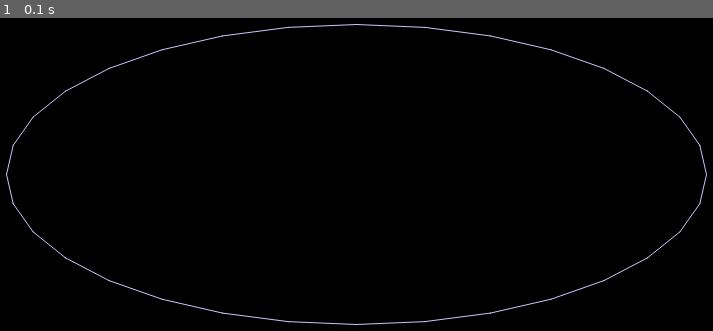
Above: before the commit, frame 1.
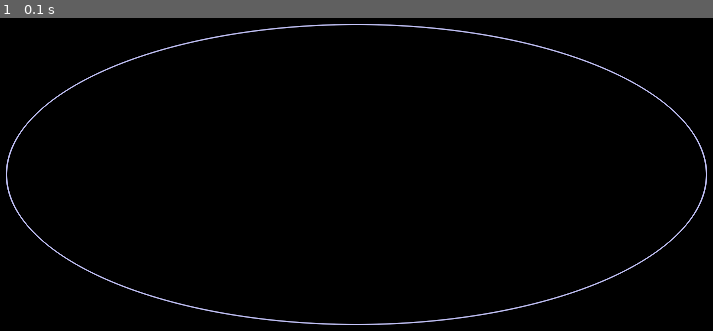
Above: after the commit, the same moment.

Repository: ckreitma/info3uca2024
Game: pygame game, started from pygame/pygame002_ovalo.py
The game is run twice, just before and just after one commit, with the same random seed, the same clock (stepped at 60 frames per second) and the same inputs.
Inputs:
- Up to frame 1 (0.1 s): no input

The runs differ from the first frame. In frame 1, 1.6% of the frame differs, in the area x 0-100%, y 1-99%.

Commit message:
Relleno Poligono

Diff:
--- a/pygame/pygame002_ovalo.py
+++ b/pygame/pygame002_ovalo.py
@@ -14,7 +14,7 @@
 r1 = 350
 r2 = 150
 
-cantidad_rectas = 32
+cantidad_rectas = 2000
 while running:
     event = pygame.event.poll()
     if event.type == pygame.QUIT:
--- a/pygame/pygame003_grilla.py
+++ b/pygame/pygame003_grilla.py
@@ -1,12 +1,12 @@
 import pygame
 
 # Ancho y alto teórico
-ancho_teorico = 600
-alto_teorico = 600
+ancho_teorico = 900
+alto_teorico = 900
 
 # Ancho y alto real
-ancho_real = 50
-alto_real = 50
+ancho_real = 80
+alto_real = 80
 
 # Relation (ratio) de aspecto entre el real y el teórico
 delta_x = int(ancho_teorico/ancho_real)
@@ -24,12 +24,12 @@
 
 def dibujar_grilla(screen):
 
-    # Lineas horizontales
+    # Líneas horizontales
     for pos_y in range(0, alto_teorico, delta_y):
         # print(f'pos_y={pos_y}')
         pygame.draw.aaline(screen, GRIS, (0, pos_y), (ancho_teorico, pos_y))
 
-    # Lineas verticales
+    # Líneas verticales
     for pos_x in range(0, ancho_teorico, delta_x):
         # print(f'pos_y={pos_y}')
         pygame.draw.aaline(screen, GRIS, (pos_x, 0), (pos_x, alto_teorico))
@@ -57,14 +57,14 @@
     if event.type == pygame.QUIT:
         running = False
     screen.fill(BLACK)
-    pygame.draw.rect(screen, BLUE, (200, 150, 100, 50))
-    pygame.draw.aaline(screen, (0, 100, 255), (0, 0), (ancho_real-1, alto_real-1))
-    pygame.draw.aaline(screen, (50, 180, 40), (ancho_real-1, 0), (0, alto_real-1))
+    #pygame.draw.rect(screen, BLUE, (200, 150, 100, 50))
+    #pygame.draw.aaline(screen, (0, 100, 255), (0, 0), (ancho_real-1, alto_real-1))
+    #pygame.draw.aaline(screen, (50, 180, 40), (ancho_real-1, 0), (0, alto_real-1))
     dibujar_grilla(screen)
     punto1 = (4, 17)
     pixel(screen, punto1[0], punto1[1], WHITE)
-    punto2 = (45.3, 80.1)
-    pixel(screen, punto2[0], punto2[1], WHITE)
-    transformado = transformar(punto1, 1.3, 2.4)
-    pixel(screen, transformado[0], transformado[1], ROJO)
+    #punto2 = (45.3, 80.1)
+    #pixel(screen, punto2[0], punto2[1], WHITE)
+    #transformado = transformar(punto1, 1.3, 0.4)
+    #pixel(screen, transformado[0], transformado[1], ROJO)
     pygame.display.flip()
--- /dev/null
+++ b/pygame/pygame004_simple_poligon.py
@@ -0,0 +1,56 @@
+# Ejemplo de Polígono simple a partir de lista de puntos
+import pygame
+
+
+
+polygon1 = [(50, 50), (200, 50), (200, 200), (50, 200)]
+
+p2 = []
+p2.append((300,300))
+p2.append((400,400))
+p2.append((200,400))
+
+
+
+
+def poligono(canvas, lista_puntos, color):
+    puntos = lista_puntos
+    inicio = puntos[0]
+    #puntos.append(inicio)
+    print(f'puntos={puntos}')
+    p1 = puntos[0]
+    linea = 0
+    for p2 in puntos[1:]:
+        print(f'Linea={linea} p1={p1} p2={p2}')
+        pygame.draw.aaline(canvas, (200, 200, 255), p1, p2)
+        p1 = p2
+        linea+=1
+    pygame.draw.aaline(canvas, (200, 200, 255), puntos[len(puntos)-1],puntos[0])
+
+
+
+# Driver code
+if __name__ == '__main__':
+    pygame.init()
+
+    color = (20, 20, 20)
+    rect_color = (255, 100, 0)
+
+    # CREATING CANVAS
+    canvas = pygame.display.set_mode((500, 500))
+
+    # TITLE OF CANVAS
+    pygame.display.set_caption("UCA Polígono a partir de lista de puntos")
+
+    exit = False
+
+    while not exit:
+        canvas.fill(color)
+        for event in pygame.event.get():
+            if event.type == pygame.QUIT:
+                exit = True
+
+        poligono(canvas, polygon1, rect_color)
+        poligono(canvas, p2, rect_color)
+        #pygame.draw.rect(canvas, rect_color, pygame.Rect(30, 30, 60, 60))
+        pygame.display.update()
--- /dev/null
+++ b/pygame/pygame005_simple_poligon_from_file.py
@@ -0,0 +1,54 @@
+# Ejemplo de Polígono simple a partir de lista de puntos de archivo
+import pygame
+
+
+def leer_puntos(archivo='./pygame/dino_rotado.txt'):
+    # Toma el archivo y crea una lista de puntos.
+    puntos = []
+    datos = open(archivo)
+    try:
+        for linea in datos:
+            x, y = linea.split(',')
+            puntos.append((int(x), int(y)))
+    except:
+        print(f'Error al abrir el archivo {archivo}')
+    finally:
+        datos.close()
+    return puntos
+
+
+def poligono(canvas, lista_puntos, color):
+    puntos = lista_puntos
+    p1 = puntos[0]
+    linea = 0
+    for p2 in puntos[1:]:
+        print(f'Linea={linea} p1={p1} p2={p2}')
+        pygame.draw.aaline(canvas, (200, 200, 255), p1, p2)
+        p1 = p2
+        linea += 1
+
+
+# Driver code
+if __name__ == '__main__':
+    pygame.init()
+
+    color = (20, 20, 20)
+    rect_color = (255, 100, 0)
+
+    # CREATING CANVAS
+    canvas = pygame.display.set_mode((600, 600))
+
+    # TITLE OF CANVAS
+    pygame.display.set_caption("POLIGONO")
+
+    exit = False
+
+    while not exit:
+        canvas.fill(color)
+        for event in pygame.event.get():
+            if event.type == pygame.QUIT:
+                exit = True
+
+        poligono(canvas, leer_puntos(archivo='./pygame/dino_rotado.txt'), rect_color)
+        # pygame.draw.rect(canvas, rect_color, pygame.Rect(30, 30, 60, 60))
+        pygame.display.update()
--- /dev/null
+++ b/pygame/pygame006_transformacion01.py
@@ -0,0 +1,83 @@
+# Ejemplo de Polígono simple a partir de lista de puntos
+import pygame
+import numpy as np
+import math
+
+
+def poligono(canvas, lista_puntos, color):
+    puntos = lista_puntos
+    p1 = puntos[0]
+    linea = 0
+    for p2 in puntos[1:]:
+        # print(f'Linea={linea} p1={p1} p2={p2}')
+        pygame.draw.line(canvas, color, (p1[0], p1[1]), (p2[0], p2[1]), 5)
+        p1 = p2
+        linea += 1
+
+
+def transformar(lista_puntos, matriz):
+    homogenea = []
+    for p in lista_puntos:
+        homogenea.append((p[0], p[1], 1))
+
+    transformada = np.matmul(homogenea, matriz)
+    print(f'matriz={matriz}')
+    return transformada
+
+
+# Driver code
+if __name__ == '__main__':
+    pygame.init()
+
+    color = (20, 20, 20)
+    rect_color = (255, 100, 0)
+
+    # CREATING CANVAS
+    canvas = pygame.display.set_mode((600, 600))
+
+    # TITLE OF CANVAS
+    pygame.display.set_caption("UCA Transformaciones")
+
+    exit = False
+    lista_puntos = ((30, 60), (250, 250), (100, 300), (150, 200), (30, 60))
+
+    # Matriz de escala
+    escalar = [[0.3, 0, 0],
+               [0, 0.3, 0],
+               [0, 0, 1]
+               ]
+
+    lista_puntos1 = transformar(lista_puntos, escalar)
+
+    # Matriz de rotación
+    angulo = 0.25
+    rotacion = [[math.cos(angulo), math.sin(angulo), 0],
+                [-1*math.sin(angulo), math.cos(angulo), 0],
+                [0, 0, 1]]
+
+    lista_puntos2 = transformar(lista_puntos, rotacion)
+
+    # Matriz de traslación.
+    traslacion = [[1, 0, 0],
+                  [0, 1, 0],
+                  [200, 10, 1]]
+    lista_puntos3 = transformar(lista_puntos, traslacion)
+
+    # Combinacion.
+    traslacion2 = [[1, 0, 0],
+                   [0, 1, 0],
+                   [300, 100, 1]]
+    lista_puntos4 = transformar(lista_puntos, np.matmul(np.matmul(np.matmul(rotacion, rotacion), escalar), traslacion2))
+
+    while not exit:
+        canvas.fill(color)
+        for event in pygame.event.get():
+            if event.type == pygame.QUIT:
+                exit = True
+
+        poligono(canvas, lista_puntos, rect_color)
+        # poligono(canvas, lista_puntos1, (200, 120, 100))
+        # poligono(canvas, lista_puntos2, (100, 150, 40))
+        # poligono(canvas, lista_puntos3, (50, 200, 200))
+        poligono(canvas, lista_puntos4, (150, 30, 200))
+        pygame.display.update()
--- /dev/null
+++ b/pygame/pygame007_dino_wn.py
@@ -0,0 +1,194 @@
+import pygame
+import time
+import numpy as np
+ancho = 1200
+alto = 900
+
+BLANCO = (255, 255, 255)
+AZUL = (0, 0, 255)
+NEGRO = (0, 0, 0)
+GRIS = (100, 100, 100)
+ROJO = (255, 10, 10)
+
+
+def rellenar(screen, puntos, color_fuera=ROJO, color_dentro=BLANCO):
+    p = np.array(puntos)
+    miny, maxy = p[:, 1].min(), p[:, 1].max()
+    for pos_y in range(miny, maxy):
+        #escanear_linea_counting(screen, puntos, pos_y=pos_y, color_dentro=color_dentro, color_fuera=color_fuera)
+        escanear_linea_counting(screen, puntos, pos_y=pos_y, color_dentro=color_dentro, color_fuera=color_fuera)
+
+
+# is_left(): tests if a point is Left|On|Right of an infinite line.
+
+#   Input: three points P0, P1, and P2
+#   Return: >0 for P2 left of the line through P0 and P1
+#           =0 for P2 on the line
+#           <0 for P2 right of the line
+#   See: the January 2001 Algorithm "Area of 2D and 3D Triangles and Polygons"
+
+def is_left(P0, P1, P2):
+    return (P1[0] - P0[0]) * (P2[1] - P0[1]) - (P2[0] - P0[0]) * (P1[1] - P0[1])
+
+# ===================================================================
+
+# cn_PnPoly(): crossing number test for a point in a polygon
+#     Input:  P = a point,
+#             V[] = vertex points of a polygon
+#     Return: 0 = outside, 1 = inside
+# This code is patterned after [Franklin, 2000]
+
+
+def cn_PnPoly(P, V):
+    cn = 0    # the crossing number counter
+
+    # repeat the first vertex at end
+    V = tuple(V[:])+(V[0],)
+
+    # loop through all edges of the polygon
+    for i in range(len(V)-1):   # edge from V[i] to V[i+1]
+        if ((V[i][1] <= P[1] and V[i+1][1] > P[1])   # an upward crossing
+                or (V[i][1] > P[1] and V[i+1][1] <= P[1])):  # a downward crossing
+            # compute the actual edge-ray intersect x-coordinate
+            vt = (P[1] - V[i][1]) / float(V[i+1][1] - V[i][1])
+            if P[0] < V[i][0] + vt * (V[i+1][0] - V[i][0]):  # P[0] < intersect
+                cn += 1  # a valid crossing of y=P[1] right of P[0]
+
+    return cn % 2   # 0 if even (out), and 1 if odd (in)
+
+# ===================================================================
+
+# wn_PnPoly(): winding number test for a point in a polygon
+#     Input:  P = a point,
+#             V[] = vertex points of a polygon
+#     Return: wn = the winding number (=0 only if P is outside V[])
+
+
+def wn_PnPoly(P, V):
+    wn = 0   # the winding number counter
+
+    # loop through all edges of the polygon
+    for i in range(len(V)-1):     # edge from V[i] to V[i+1]
+        if V[i][1] <= P[1]:        # start y <= P[1]
+            if V[i+1][1] > P[1]:     # an upward crossing
+                if is_left(V[i], V[i+1], P) > 0:  # P left of edge
+                    wn += 1           # have a valid up intersect
+        else:                      # start y > P[1] (no test needed)
+            if V[i+1][1] <= P[1]:    # a downward crossing
+                if is_left(V[i], V[i+1], P) < 0:  # P right of edge
+                    wn -= 1           # have a valid down intersect
+    return wn
+
+
+def escanear_linea_winding(screen, puntos, pos_y, color_fuera=ROJO, color_dentro=BLANCO):
+    """Dibuja una línea en el screen a la altura "pos_y"
+    Args:
+        screen ([type]): [description]
+        puntos (lista de puntos): lista de puntos
+    """
+    # Primero vamos a encontrar el menor y el mayor de las x e y para no barrer toda la pantalla.
+    p = np.array(puntos)
+    minx, maxx, miny, maxy = p[:, 0].min(), p[:, 0].max(), p[:, 1].min(), p[:, 1].max()
+    #print(f'Los puntos extremos son: {minx} {maxx} {miny} {maxy}')
+
+    # En el caso de que la altura no esté en el rango retornamos
+    if pos_y < miny or pos_y > maxy:
+        return
+
+    # Nos posicionamos a la altura indicada y hacemos un ciclo para las x
+    color = color_fuera
+    # Nos movemos horizontalmente
+    for x in range(minx-1, maxx+1):
+        wn = wn_PnPoly((x, pos_y), puntos)
+        #print(f'wn para ({x},{pos_y})={wn}')
+        if (wn % 2) == 0:
+            #print(f'Cruce pares para x={x} pos_y={pos_y} anteriores:{lados_anteriores} lados actuales={lados_actuales}')
+            color = color_fuera
+        else:
+            #print(f'Cruce impares para x={x} pos_y={pos_y} anteriores:{lados_anteriores} lados actuales={lados_actuales}')
+            color = color_dentro
+        pygame.draw.aaline(screen, color, (x, pos_y), (x, pos_y))
+
+
+def escanear_linea_counting(screen, puntos, pos_y, color_fuera=ROJO, color_dentro=BLANCO):
+    """Dibuja una línea en el screen a la altura "pos_y"
+    Args:
+        screen ([type]): [description]
+        puntos (lista de puntos): lista de puntos
+    """
+    # Primero vamos a encontrar el menor y el mayor de las x e y para no barrer toda la pantalla.
+    p = np.array(puntos)
+    minx, maxx, miny, maxy = p[:, 0].min(), p[:, 0].max(), p[:, 1].min(), p[:, 1].max()
+    #print(f'Los puntos extremos son: {minx} {maxx} {miny} {maxy}')
+
+    # En el caso de que la altura no esté en el rango retornamos
+    if pos_y < miny or pos_y > maxy:
+        return
+
+    # Nos posicionamos a la altura indicada y hacemos un ciclo para las x
+    color = color_fuera
+    # Nos movemos horizontalmente
+    for x in range(minx-1, maxx+1):
+        cn = cn_PnPoly((x, pos_y), puntos)
+        #print(f'wn para ({x},{pos_y})={wn}')
+        if (cn % 2) == 0:
+            #print(f'Cruce pares para x={x} pos_y={pos_y} anteriores:{lados_anteriores} lados actuales={lados_actuales}')
+            color = color_fuera
+        else:
+            #print(f'Cruce impares para x={x} pos_y={pos_y} anteriores:{lados_anteriores} lados actuales={lados_actuales}')
+            color = color_dentro
+        pygame.draw.aaline(screen, color, (x, pos_y), (x, pos_y))
+
+
+def leer_puntos(archivo='./pygame/poligono1.txt'):
+    # Toma el archivo y crea una lista de puntos.
+    puntos = []
+    datos = open(archivo)
+    try:
+        for linea in datos:
+            x, y = linea.split(',')
+            #print(f'linea={linea} {x} {y}')
+            puntos.append((int(x), int(y)))
+    except:
+        print(f'Error al abrir el archivo {archivo}')
+    finally:
+        datos.close()
+    return puntos
+
+# Dibuja los bordes partiendo de una lista de puntos.
+
+
+def dibujar_bordes(screen, puntos, color=AZUL):
+    for i in range(0, len(puntos)-1):
+        pygame.draw.aaline(screen, color, puntos[i], puntos[i+1])
+
+
+def principal():
+    screen = pygame.display.set_mode((ancho, alto))
+    running = True
+
+    while running:
+        for event in pygame.event.get():
+            if event.type == pygame.QUIT:
+                running = False
+        screen.fill((0, 0, 0))
+        archivo = './pygame/dino.txt'
+        dibujar_bordes(screen, leer_puntos(archivo))
+        rellenar(screen, leer_puntos(archivo))
+        pygame.display.flip()
+        # time.sleep(3)
+
+
+if __name__ == '__main__':
+
+    # Simulamos un escaneo
+    #punto0 = (2, 1)
+    #punto1 = (-1, -5)
+    #y = -2
+    # for x in range(-4, 6):
+    #    print(f'Recta en {x}={valor_y(punto0,punto1,x)}')
+    #    punto = (int(x), int(y))
+    #    print(f'Lado: {punto0},{punto1},{punto} Lado={encontrar_lado(punto0,punto1,punto)}')
+
+    #escanear_linea('hola', leer_puntos(), pos_y=200)
+    principal()
